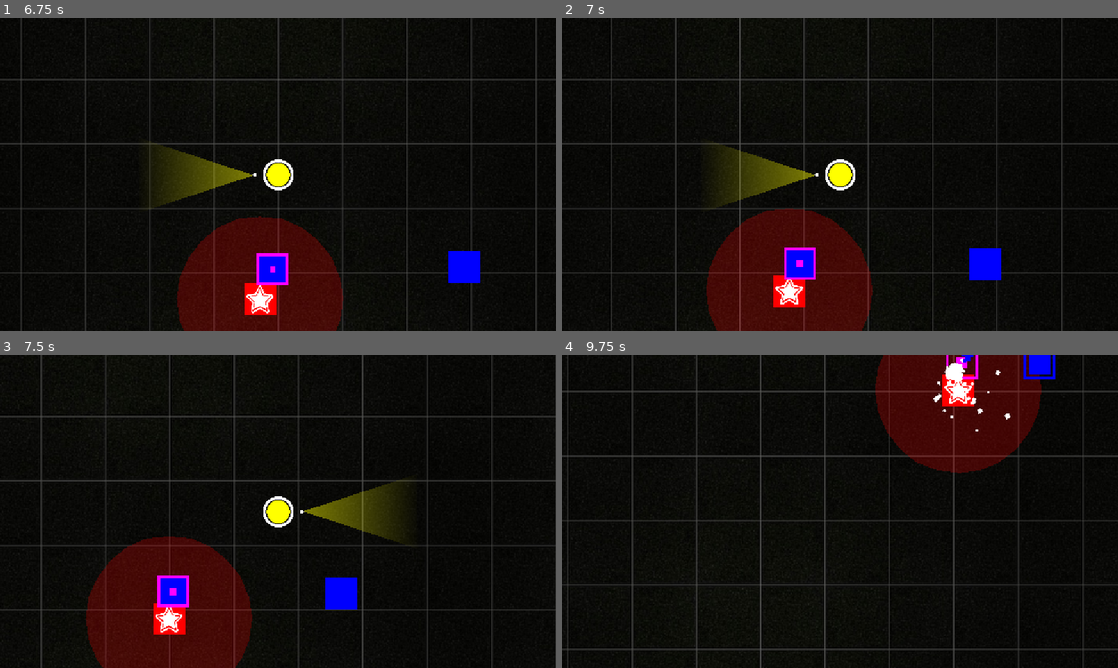
Above: before the commit, frames 1-4 (two rows, left to right).
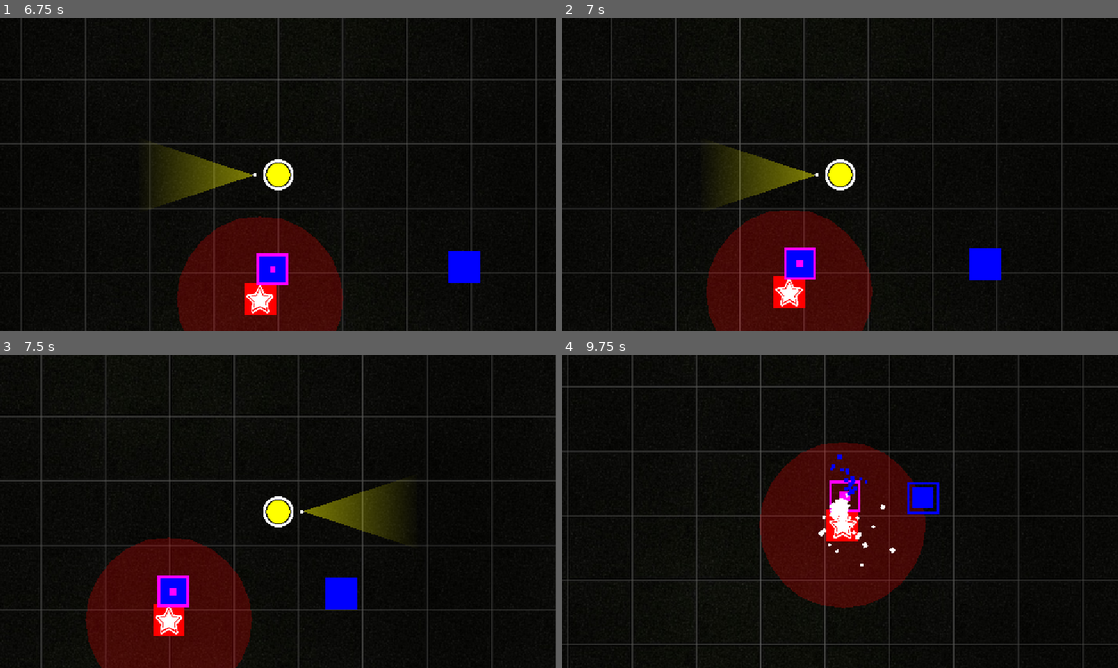
Above: after the commit, the same moments.

Repository: Team-Pufferfish/chromatic-survivors
Game: Godot game, scene res://Scenes/Game.tscn
Same seed, same stepped clock (60 frames per second), same inputs: the game is played once before the commit and once after it.
Inputs:
- Up to frame 1 (6.75 s): hold W (p1_up) 0.53-2.03 s; tap one key every 0.75 s from 0.6 s: Down (p1_aim_down) Left (p1_aim_left) Right (p1_aim_right) Up (p1_aim_up) T (p1_color_blue) R (p1_color_red) Y (p1_color_yellow) Down (p1_aim_down) Left (p1_aim_left); hold A (p1_left) 2.03-3.53 s; hold S (p1_down) 3.53-4.28 s; hold D (p1_right) 4.28-5.03 s; hold W (p1_up) 5.03-5.78 s; hold D (p1_right) from 5.78 s (still down)
- Up to frame 2 (7 s): keep holding D (p1_right)
- Up to frame 3 (7.5 s): keep holding D (p1_right); tap Right (p1_aim_right) at 7.35 s
- Up to frame 4 (9.75 s): release D (p1_right) at 8.03 s; hold S (p1_down) 8.03-8.78 s; tap Up (p1_aim_up) at 8.1 s; hold A (p1_left) 8.78-9.53 s; tap T (p1_color_blue) at 8.85 s; hold W (p1_up) from 9.53 s (still down); tap R (p1_color_red) at 9.6 s

Frame 1 is identical in both runs. In frame 2, 0.3% of the frame differs, in the area x 26-56%, y 60-100%; in frame 3, 0.3%; in frame 4, 25%, in the area x 0-100%, y 0-95%.
Error before the commit: Invalid access to property or key 'global_position' on a base object of type 'previously freed'. (res://Scripts/Enemy.gd:24)

Commit message:
Fixed camera and made enmies explode

Diff:
--- a/chromatic-survivors/Scenes/Game.tscn
+++ b/chromatic-survivors/Scenes/Game.tscn
@@ -1,9 +1,10 @@
-[gd_scene load_steps=8 format=3 uid="uid://cghqp7uq7cafd"]
+[gd_scene load_steps=9 format=3 uid="uid://cghqp7uq7cafd"]
 
 [ext_resource type="Script" uid="uid://2kbyp3mou55n" path="res://Scenes/fps.gd" id="1_b2bpf"]
 [ext_resource type="PackedScene" uid="uid://ch76b74jwc7xw" path="res://Scenes/Player.tscn" id="1_iukft"]
 [ext_resource type="Texture2D" uid="uid://chco22r342a3a" path="res://texture-black-tile-background_167862-7841.jpg" id="2_7lihs"]
 [ext_resource type="PackedScene" uid="uid://blo4tyvs8qm1g" path="res://Scenes/enemy.tscn" id="2_gl6un"]
+[ext_resource type="Script" uid="uid://ctrm27h3oaxdc" path="res://Scripts/camera_2d.gd" id="3_2irst"]
 [ext_resource type="Script" uid="uid://dti232jsdohcf" path="res://Scripts/EnemyManager.gd" id="3_j5yw3"]
 [ext_resource type="Script" uid="uid://h1j801usuh4c" path="res://Scenes/WaveManager.gd" id="4_kldst"]
 [ext_resource type="PackedScene" uid="uid://dl88qyxi3jnxt" path="res://Scenes/StarGuy.tscn" id="7_fgofq"]
@@ -39,10 +40,13 @@
 texture = ExtResource("2_7lihs")
 centered = false
 
+[node name="Camera2D" type="Camera2D" parent="." node_paths=PackedStringArray("target")]
+position = Vector2(589, 301)
+script = ExtResource("3_2irst")
+target = NodePath("../Player")
+
 [node name="Player" parent="." instance=ExtResource("1_iukft")]
 position = Vector2(589, 301)
-
-[node name="Camera2D" type="Camera2D" parent="Player"]
 
 [node name="EnemyManager" type="Node2D" parent="."]
 script = ExtResource("3_j5yw3")
--- a/chromatic-survivors/Scenes/enemy.tscn
+++ b/chromatic-survivors/Scenes/enemy.tscn
@@ -4,7 +4,7 @@
 [ext_resource type="PackedScene" uid="uid://c42j0fn0souip" path="res://Scenes/ColorSquare.tscn" id="2_1f0kj"]
 
 [sub_resource type="RectangleShape2D" id="RectangleShape2D_1f0kj"]
-size = Vector2(54, 54)
+size = Vector2(60, 60)
 
 [node name="Enemy" type="CharacterBody2D"]
 collision_layer = 2
--- a/chromatic-survivors/Scripts/Enemy.gd
+++ b/chromatic-survivors/Scripts/Enemy.gd
@@ -4,7 +4,7 @@
 
 @onready var player = get_node("/root/Game/Player")
 var DamageParticleScene = preload("res://damage_particles.tscn")
-var ExplosivePlayerScene = preload("res://explosive_enemy.tscn")
+var EnemyExplosionScene = preload("res://explosive_enemy.tscn")
 
 @export var speed : int = 75
 
@@ -21,8 +21,9 @@
 @export var CURRENT_YELLOW : float
 
 func _physics_process(_delta: float) -> void:
-	var player_direction = global_position.direction_to(player.global_position)
-	velocity = player_direction * speed
+	if is_instance_valid(player):
+		var player_direction = global_position.direction_to(player.global_position)
+		velocity = player_direction * speed
 
 	move_and_slide()
 
@@ -47,7 +48,14 @@
 		trigger_damage_particles(source_direction, colour)
 
 	if CURRENT_RED <= 0 and CURRENT_BLUE <= 0 and CURRENT_YELLOW <= 0:
+		spawn_explosion(get_color_from_stats())
 		queue_free()
+
+func spawn_explosion(color: Color) -> void:
+	var explosion = EnemyExplosionScene.instantiate()
+	explosion.global_position = global_position
+	explosion.modulate = color  # Apply color tint
+	get_tree().current_scene.add_child(explosion)
 
 func _process(_delta: float) -> void:
 	$Graphic.yellow_value = CURRENT_YELLOW / max(MAX_YELLOW,1)
--- a/chromatic-survivors/Scripts/EnemyManager.gd
+++ b/chromatic-survivors/Scripts/EnemyManager.gd
@@ -21,6 +21,8 @@
 	player = get_node(player_path)
 
 func _process(delta):
+	if !is_instance_valid(player):
+		return
 	# Update timers
 	spawn_timer += delta
 	reposition_timer += delta
--- /dev/null
+++ b/chromatic-survivors/Scripts/camera_2d.gd
@@ -0,0 +1,7 @@
+extends Camera2D
+
+@export var target: Node2D = null
+
+func _process(_delta):
+	if is_instance_valid(target):
+		global_position = target.global_position
Not shown, added: chromatic-survivors/Scripts/camera_2d.gd.uid
